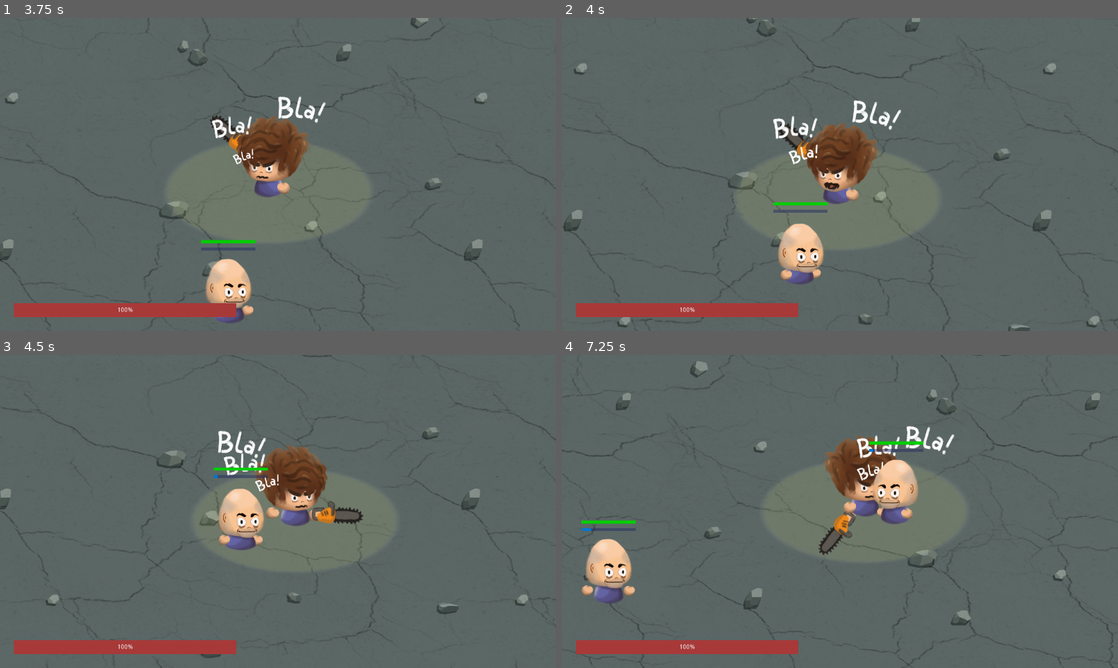
Above: before the commit, frames 1-4 (two rows, left to right).
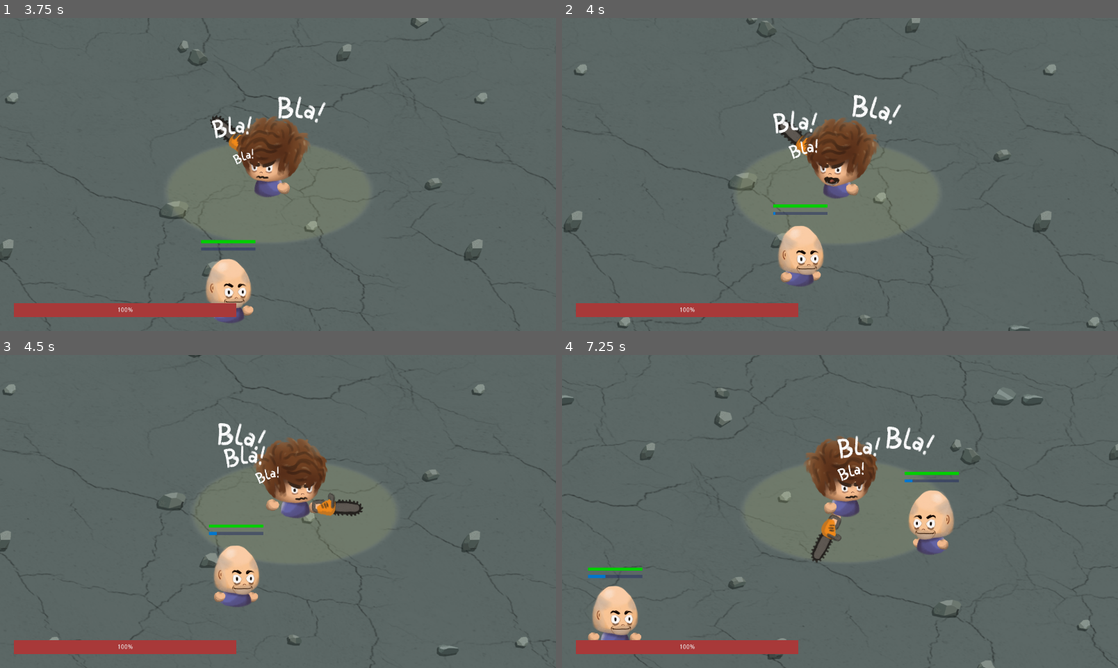
Above: after the commit, the same moments.

Repository: LNicoF/mgj-2023
Game: Godot game, scene res://scenes/main/main.tscn
Two runs of this game, one before a commit and one after it. Both use one fixed random seed, a clock stepped at 60 frames per second and the inputs below.
Inputs (mouse positions are in pixels of both pictures, inside the frame that each line leads up to):
- Up to frame 1 (3.75 s): move the mouse to (250, 237) at 0.52 s; press the mouse at (250, 237) at 0.53 s; hold W (move_up) 0.53-2.03 s; move the mouse to (444, 221) at 1.27 s; release the mouse at (444, 221) at 1.28 s; click (444, 221) at 1.35 s; move the mouse to (111, 127) at 2.02 s; press the mouse at (111, 127) at 2.03 s; hold A (move_left) 2.03-3.53 s; move the mouse to (305, 174) at 2.77 s; release the mouse at (305, 174) at 2.78 s; click (305, 174) at 2.85 s; move the mouse to (194, 96) at 3.52 s; press the mouse at (194, 96) at 3.53 s; hold S (move_down) from 3.53 s (still down)
- Up to frame 2 (4 s): keep holding S (move_down)
- Up to frame 3 (4.5 s): move the mouse to (400, 495) at 4.27 s; release S (move_down) at 4.28 s; release the mouse at (400, 495) at 4.28 s; hold D (move_right) from 4.28 s (still down); click (400, 495) at 4.35 s
- Up to frame 4 (7.25 s): move the mouse to (728, 527) at 5.02 s; release D (move_right) at 5.03 s; press the mouse at (728, 527) at 5.03 s; hold W (move_up) 5.03-5.78 s; move the mouse to (895, 442) at 5.77 s; release the mouse at (895, 442) at 5.78 s; hold D (move_right) from 5.78 s (still down); click (895, 442) at 5.85 s; move the mouse to (812, 574) at 6.52 s; press the mouse at (812, 574) at 6.53 s

Frame 1 is identical in both runs. In frame 2, 3.2% of the frame differs, in the area x 0-100%, y 0-100%; in frame 3, 7.3%; in frame 4, 11%.

Commit message:
.

Diff:
--- a/scenes/enemy/enemy.tscn
+++ b/scenes/enemy/enemy.tscn
@@ -145,6 +145,18 @@
 "transitions": PoolRealArray( 1, 1, 1 ),
 "update": 1,
 "values": [ ExtResource( 2 ), ExtResource( 5 ), ExtResource( 2 ) ]
+}
+tracks/11/type = "value"
+tracks/11/path = NodePath("HurtBox:disabled")
+tracks/11/interp = 1
+tracks/11/loop_wrap = true
+tracks/11/imported = false
+tracks/11/enabled = true
+tracks/11/keys = {
+"times": PoolRealArray( 0.5, 0.8 ),
+"transitions": PoolRealArray( 1, 1 ),
+"update": 1,
+"values": [ false, true ]
 }
 
 [sub_resource type="Animation" id=10]
@@ -363,6 +375,18 @@
 "update": 0,
 "values": [ Vector2( 1, 1 ) ]
 }
+tracks/4/type = "value"
+tracks/4/path = NodePath("HurtBox:disabled")
+tracks/4/interp = 1
+tracks/4/loop_wrap = true
+tracks/4/imported = false
+tracks/4/enabled = true
+tracks/4/keys = {
+"times": PoolRealArray( 0 ),
+"transitions": PoolRealArray( 1 ),
+"update": 0,
+"values": [ false ]
+}
 
 [sub_resource type="StyleBoxFlat" id=12]
 bg_color = Color( 0, 0.466667, 0.811765, 1 )
@@ -375,6 +399,9 @@
 
 [sub_resource type="StyleBoxFlat" id=7]
 bg_color = Color( 0.513726, 0.180392, 0.180392, 0.486275 )
+
+[sub_resource type="RectangleShape2D" id=14]
+extents = Vector2( 310, 269 )
 
 [node name="Enemy" type="KinematicBody2D"]
 script = ExtResource( 1 )
@@ -409,8 +436,7 @@
 texture = ExtResource( 7 )
 
 [node name="Head" type="Bone2D" parent="Skeleton2D"]
-position = Vector2( 8, -62 )
-rotation = -0.144867
+position = Vector2( 4, -87 )
 rest = Transform2D( 1, 0, 0, 1, 3.557, -84.6373 )
 
 [node name="PelaHead" type="Sprite" parent="Skeleton2D/Head"]
@@ -458,5 +484,9 @@
 wait_time = 5.0
 one_shot = true
 
+[node name="HurtBox" type="CollisionShape2D" parent="."]
+position = Vector2( -15, -96 )
+shape = SubResource( 14 )
+
 [connection signal="animation_finished" from="AnimationPlayer" to="." method="_on_AnimationPlayer_animation_finished"]
 [connection signal="timeout" from="InffluenceTimer" to="." method="_on_InffluenceTimer_timeout"]
Not shown: 1 places in scenes/enemy/enemy.tscn that only renumber resources
